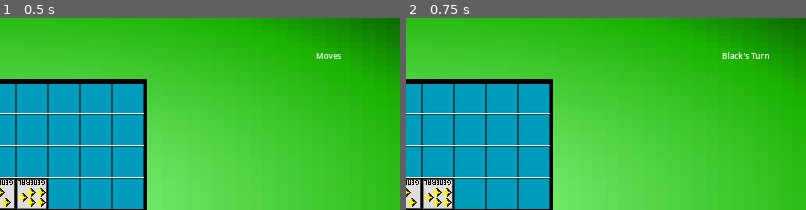
Above: before the commit, frames 1-2 (left to right).
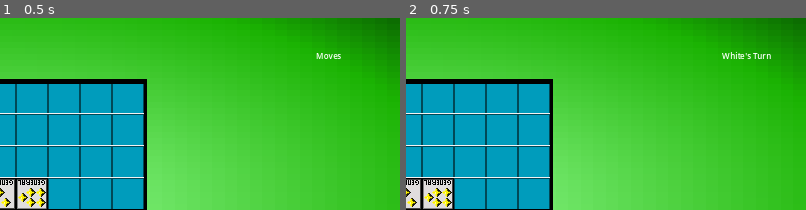
Above: after the commit, the same moments.

Repository: Forther04/Game-Of-The-Generals
Game: Godot game, scene res://Scene/Main.tscn
The game is run twice, just before and just after one commit, with the same random seed, the same clock (stepped at 60 frames per second) and the same inputs.
Inputs (mouse positions are % of the whole screen's width and height, from its top left):
- Up to frame 1 (0.5 s): no input
- Up to frame 2 (0.75 s): click (50, 79) at 0.52 s
The pictures show only the part of the screen within x 50-100%, y 0-50%; the shares and areas given below are measured in that part.

Frame 1 is identical in both runs. In frame 2, 0.3% of the frame differs, in the area x 79-92%, y 17-22%.

Commit message:
Capture system bug fix

Diff:
--- a/Script/Black Pieces/Black.gd
+++ b/Script/Black Pieces/Black.gd
@@ -24,10 +24,10 @@
 	if check_timer >= check_interval:
 		check_timer = 0
 		overlapping()
-		player_move()
+		player()
 
 
-func player_move(): #Detect if it's black current move
+func player(): #Detect if it's black current move
 	if Global.who_moves == true:
 		$Main.hide()
 	else:
@@ -179,12 +179,12 @@
 #__________________________________________
 
 
-func _on_black_main_area_area_entered(area: Area2D) -> void:
+func _on_black_main_area_area_entered(area: Area2D) -> void: #Capture System
+	Global.black_strength = piece_strengt
 	var black = $Black_Main_Area.get_overlapping_areas()
 	for i in black:
 		if i.is_in_group("White_area"):
 			if $Black_Main_Area.overlaps_area(i):
-				Global.black_strength = piece_strengt
 				print("Black overlaped with:", i)
 				if Global.black_strength > Global.white_strength:
 					pass
--- a/Script/Global.gd
+++ b/Script/Global.gd
@@ -1,7 +1,7 @@
 extends Node
 
 var piece : String
-var who_moves : bool = false #False = black, True = white
+var who_moves : bool = true #False = black, True = white
 var white_player :bool = false #White player
 var black_player :bool = false #Black palyer
 
--- a/Script/White Pieces/White.gd
+++ b/Script/White Pieces/White.gd
@@ -24,12 +24,12 @@
 	if check_timer >= check_interval:
 		check_timer = 0
 		overlapping()
-		player_move()
+		player()
 
 
 
-func player_move(): #Detect if it's white current move
-	if Global.who_moves == false:
+func player(): #Detect if it's white current move
+	if Global.who_moves == false: #false = black, true = white
 		$Main.hide()
 	else:
 		$Main.show()
@@ -154,9 +154,6 @@
 				$Choices/Bottom.hide()
 
 
-
-
-
 func _on_top_pressed() -> void:
 	$".".position += Vector2(0, -64)
 	off = false
@@ -179,12 +176,12 @@
 	Global.who_moves = false
 
 
-func _on_white_main_area_area_entered(area: Area2D) -> void:
+func _on_white_main_area_area_entered(area: Area2D) -> void:  #Capture System
+	Global.white_strength = piece_strength
 	var white = $White_Main_Area.get_overlapping_areas()
 	for i in white:
 		if i.is_in_group("Black_Area"):
 			if $White_Main_Area.overlaps_area(i):
-				Global.white_strength = piece_strength
 				print("White overlaped with:", i)
 				if Global.black_strength < Global.white_strength:
 					pass
